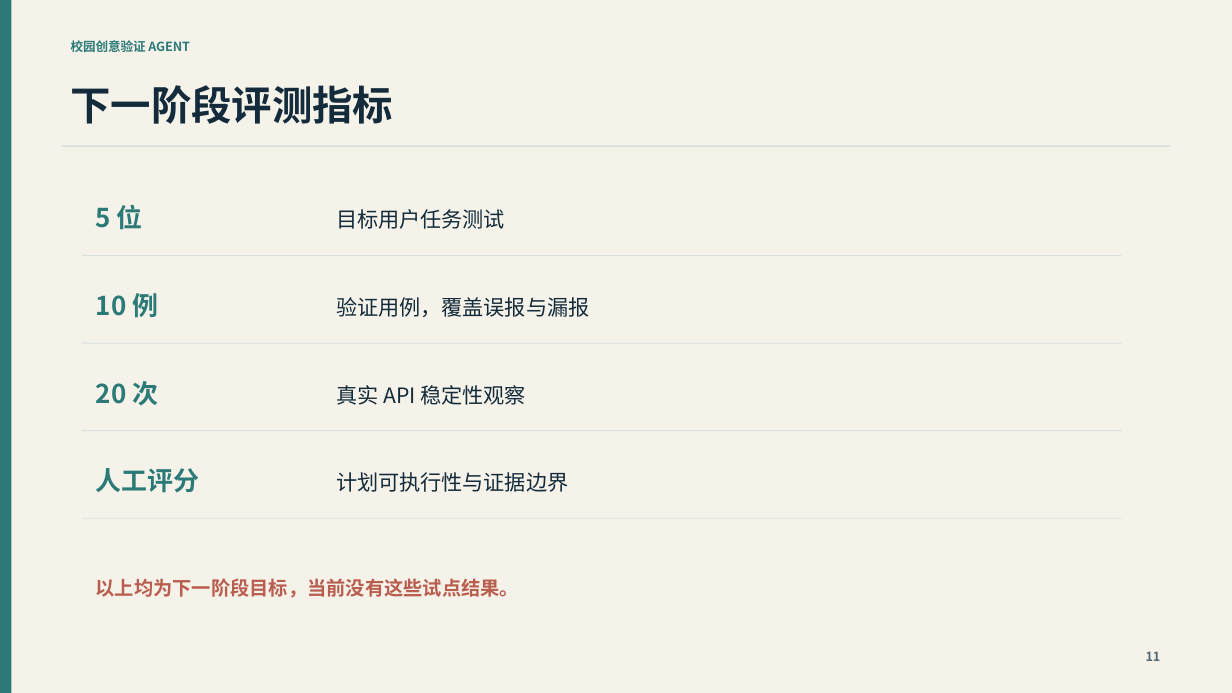
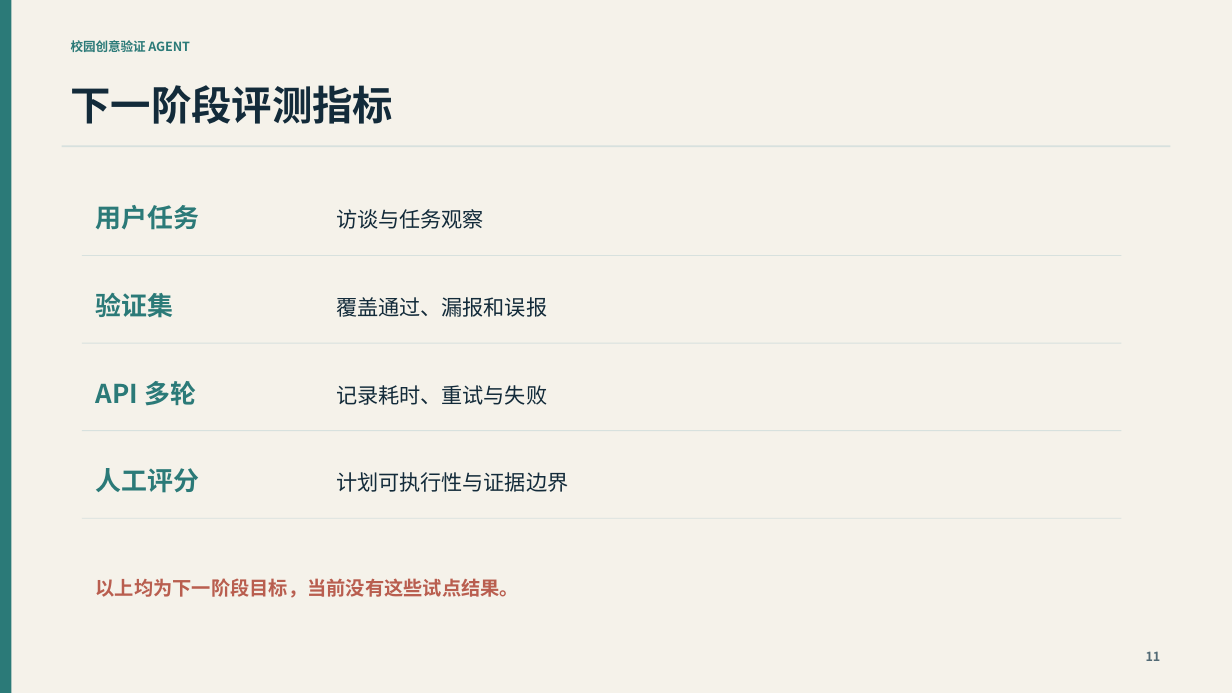
Before and after one commit to kanghaoyue11/campus-idea-agent, a slide deck: slide 11 of 校园创意验证Agent_演示稿.pptx. Drawn at 1232x693 pixels with LibreOffice and Linux fonts; fonts in the diff are those of the drawing. Boxes give left, top, right and bottom in pixels: in the first picture for what was removed or moved away, otherwise in the second. Text is boxed around its words. In the diff, an @@ line names an element or a change of style, - is before the commit and + after.

```diff
--- a/校园创意验证Agent_演示稿.pptx
+++ b/校园创意验证Agent_演示稿.pptx
@@ text at [96,205,200,230]: text changed @@
-5 位
+用户任务
@@ text at [336,209,484,229]: text changed @@
-目标用户任务测试
+访谈与任务观察
@@ text at [96,293,174,318]: text changed @@
-10 例
+验证集
@@ text at [336,297,547,317]: text changed @@
-验证用例，覆盖误报与漏报
+覆盖通过、漏报和误报
@@ text at [96,381,196,406]: text changed @@
-20 次
+API 多轮
@@ text at [336,385,547,405]: text changed @@
-真实 API 稳定性观察
+记录耗时、重试与失败
```
Also in this commit, not shown: 8 other slides changed, 9 other files.
